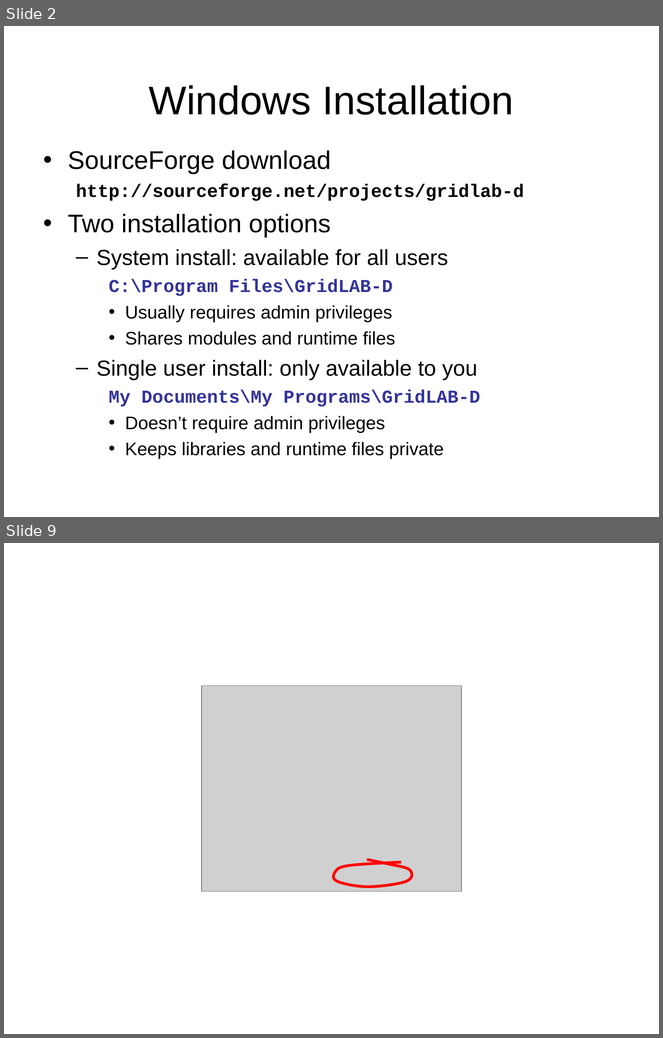
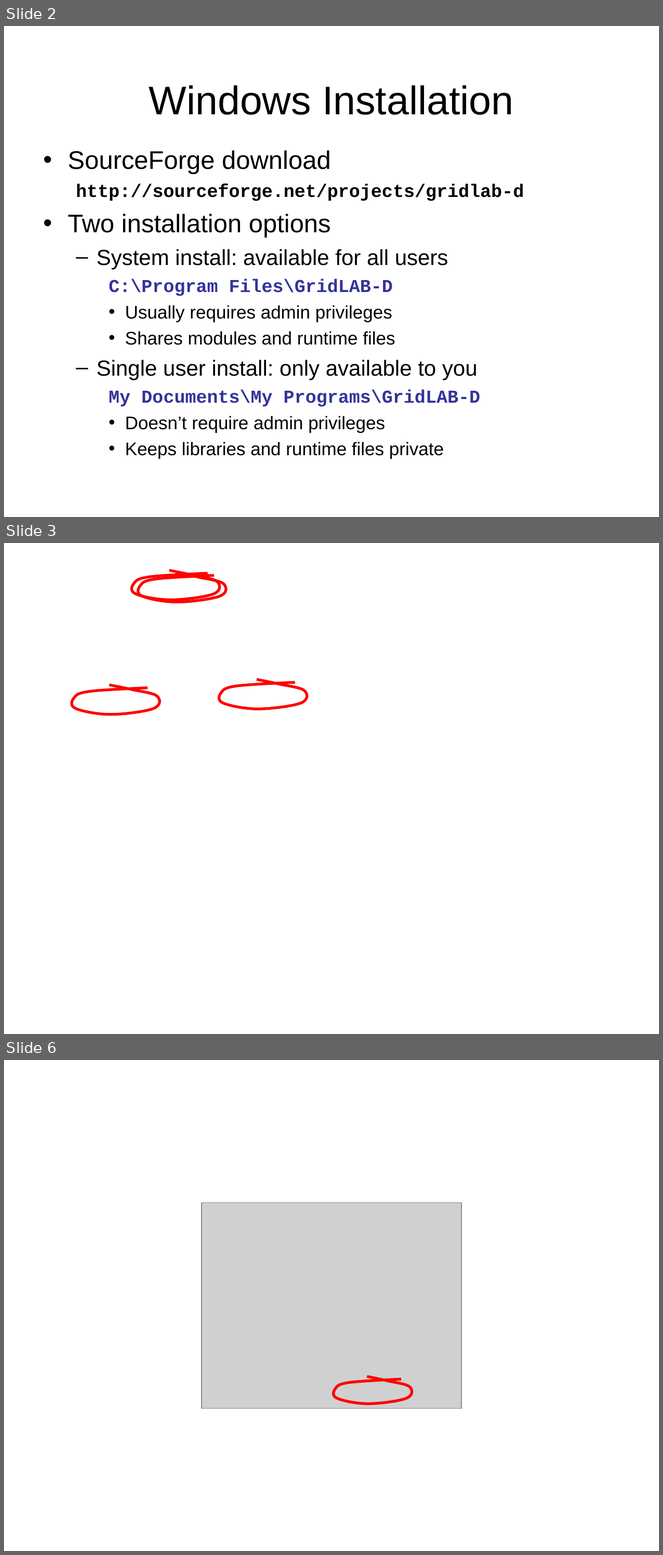
Before and after one commit to gridlab-d/course, a slide deck: 1.2 - Installing GridLAB-D.pps. Shown one above the other, each under a label of ours: slides 2 and 9 before the commit, slides 2, 3 and 6 after it; the slides between them are not shown. The pictures are 663x1038 and 663x1555 pixels, drawn with LibreOffice and Linux fonts; fonts in the diff are those of the drawing; grey boxes stand for pictures; background and template pictures are left out. Boxes give left, top, right and bottom in pixels: in the first picture for what was removed or moved away, otherwise in the second. Text is boxed around its words. In the diff, an @@ line names an element or a change of style, - is before the commit and + after.

```diff
--- a/1.2 - Installing GridLAB-D.pps
+++ b/1.2 - Installing GridLAB-D.pps
@@ slide 3 added at (x1=4, y1=543, x2=659, y2=1034), background picture (left out) @@
@@ freeform shape added at (x1=130, y1=571, x2=221, y2=600), outline #FF0000 3 pt @@
@@ freeform shape added at (x1=136, y1=573, x2=228, y2=602), outline #FF0000 3 pt @@
@@ freeform shape added at (x1=217, y1=679, x2=309, y2=709), outline #FF0000 3 pt @@
@@ freeform shape added at (x1=70, y1=685, x2=161, y2=715), outline #FF0000 3 pt @@
@@ what was slide 9 is now slide 6 @@
```
Also in this commit, not shown: 4 slides changed, 8 other slides added, 12 slides removed.
